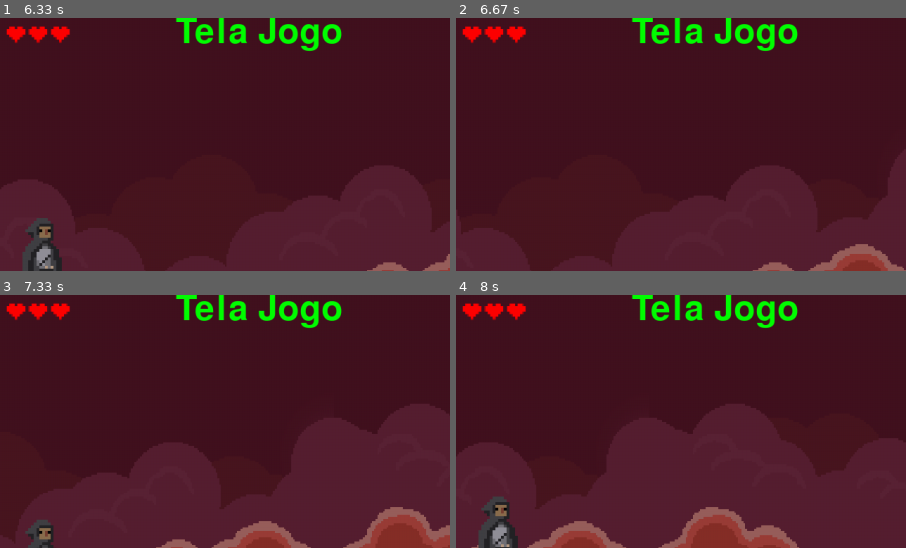
Above: before the commit, frames 1-4 (two rows, left to right).
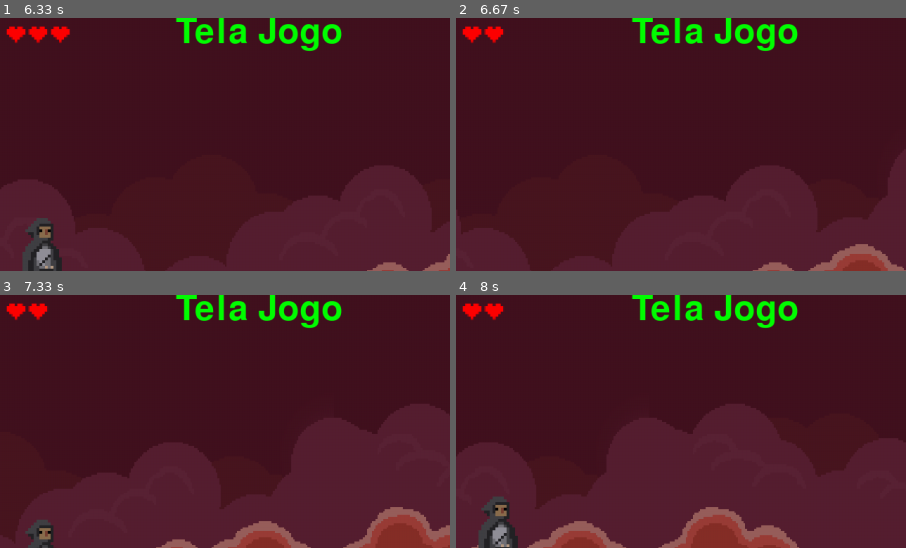
Above: after the commit, the same moments.

Repository: insper-classroom/devlife-23-1-projeto-pygame-henrique-e-guilherme
Game: pygame game, started from jogo/funcoes/jogo.py
Two runs of this game, one before a commit and one after it. Both use one fixed random seed, a clock stepped at 60 frames per second and the inputs below.
Inputs:
- Up to frame 1 (6.33 s): tap Space at 0.33, 0.67, 1.07, 1.37, 1.9, 2.2, 2.4, 2.7, 2.97, 3.3, 3.6, 3.73, 4.13, 4.43, 4.8, 5.2, 5.5, 5.7, 6, 6.2 s
- Up to frame 2 (6.67 s): tap Space at 6.53 s
- Up to frame 3 (7.33 s): tap Space at 6.83 s
- Up to frame 4 (8 s): tap Space at 7.6, 7.93 s
The pictures show only the part of the screen within x 0-50%, y 1-51%; the shares and areas given below are measured in that part.

Frame 1 is identical in both runs. In frame 2, 0.2% of the frame differs, in the area x 11-16%, y 3-10%; in frame 3, 0.2%; in frame 4, 0.2%.

Commit message:
colisao com monstro adicionada

Diff:
--- a/jogo/funcoes/classes.py
+++ b/jogo/funcoes/classes.py
@@ -18,6 +18,8 @@
 
         self.fundo = assets['fundo']
         self.chao = assets['ground']
+
+
 
         self.tem_que_trocar = False
 
@@ -63,6 +65,9 @@
 
         self.fonte2 = assets['fonte2']
 
+        self.imune = False
+        self.timer_imune_comeco = 0
+        self.timer_imune_fim = 0
 
         self.tem_que_trocar = False
         self.Clock = pygame.time.Clock() #https://www.pygame.org/docs/ref/time.html#pygame.time.Clock
@@ -77,15 +82,20 @@
         self.inimigo = Inimigo()
         self.jogador = Jogador()
 
+        #Texto das vidas
         self.texto_vidas = pygame.transform.scale_by(self.fonte2.render(chr(9829) * self.jogador.vidas, True, (255, 0, 0)), 1.5)
 
+
+
     def desenha(self):
+        #Fundo infinito
         for i in range(self.tiles_fundo):
             self.tela.blit(self.fundo, (i * self.fundo.get_width() + self.scroll_fundo, 0))
         self.scroll_fundo -= 5
         if abs(self.scroll_fundo) > self.fundo.get_width():
             self.scroll_fundo = 0
 
+        #Chao infinito
         for i in range(self.tiles_chao):
             self.tela.blit(self.chao, (i * self.chao.get_width() + self.scroll_chao, 620))
         self.scroll_chao -= 5
@@ -94,6 +104,7 @@
 
         self.tela.blit(self.texto, (250, 0))
 
+        #Vidas
         self.tela.blit(self.texto_vidas, (7, 5))
 
         self.inimigo.update()
@@ -117,6 +128,18 @@
                     self.tem_que_trocar = True
             self.jogador.pulo_jogador(event)
 
+        #colisao com monstro
+        if self.jogador.rect.colliderect(self.inimigo.rect):
+            if not self.imune:
+                self.jogador.vidas -= 1
+                self.imune = True
+                self.texto_vidas = pygame.transform.scale_by(self.fonte2.render(chr(9829) * self.jogador.vidas, True, (255, 0, 0)), 1.5)
+                self.timer_imune_comeco = pygame.time.get_ticks()
+            else:
+                self.timer_imune_fim = pygame.time.get_ticks()
+                if self.timer_imune_fim - self.timer_imune_comeco > 3000:
+                    self.imune = False
+
         return True
 
     def troca_tela(self):
